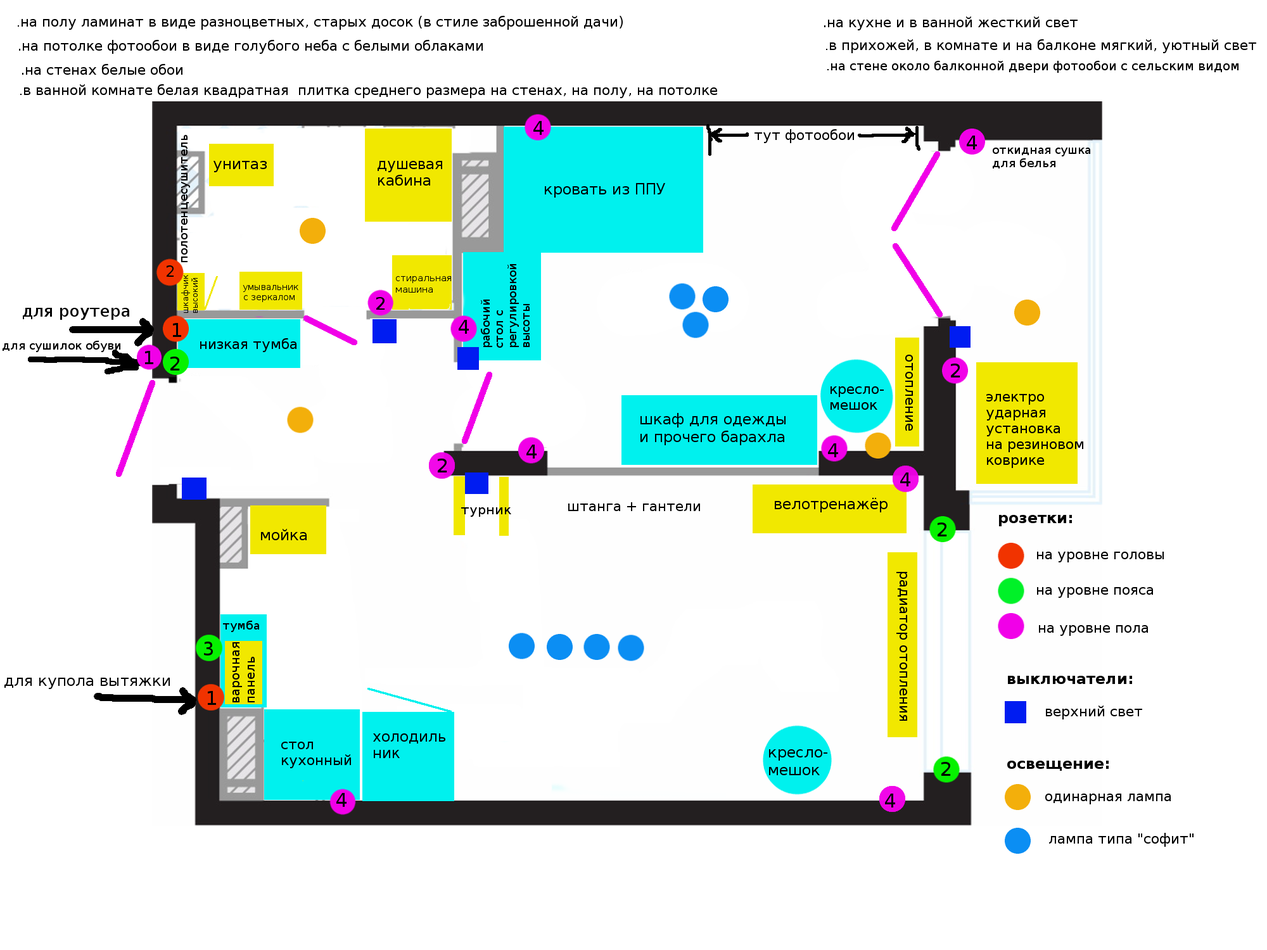
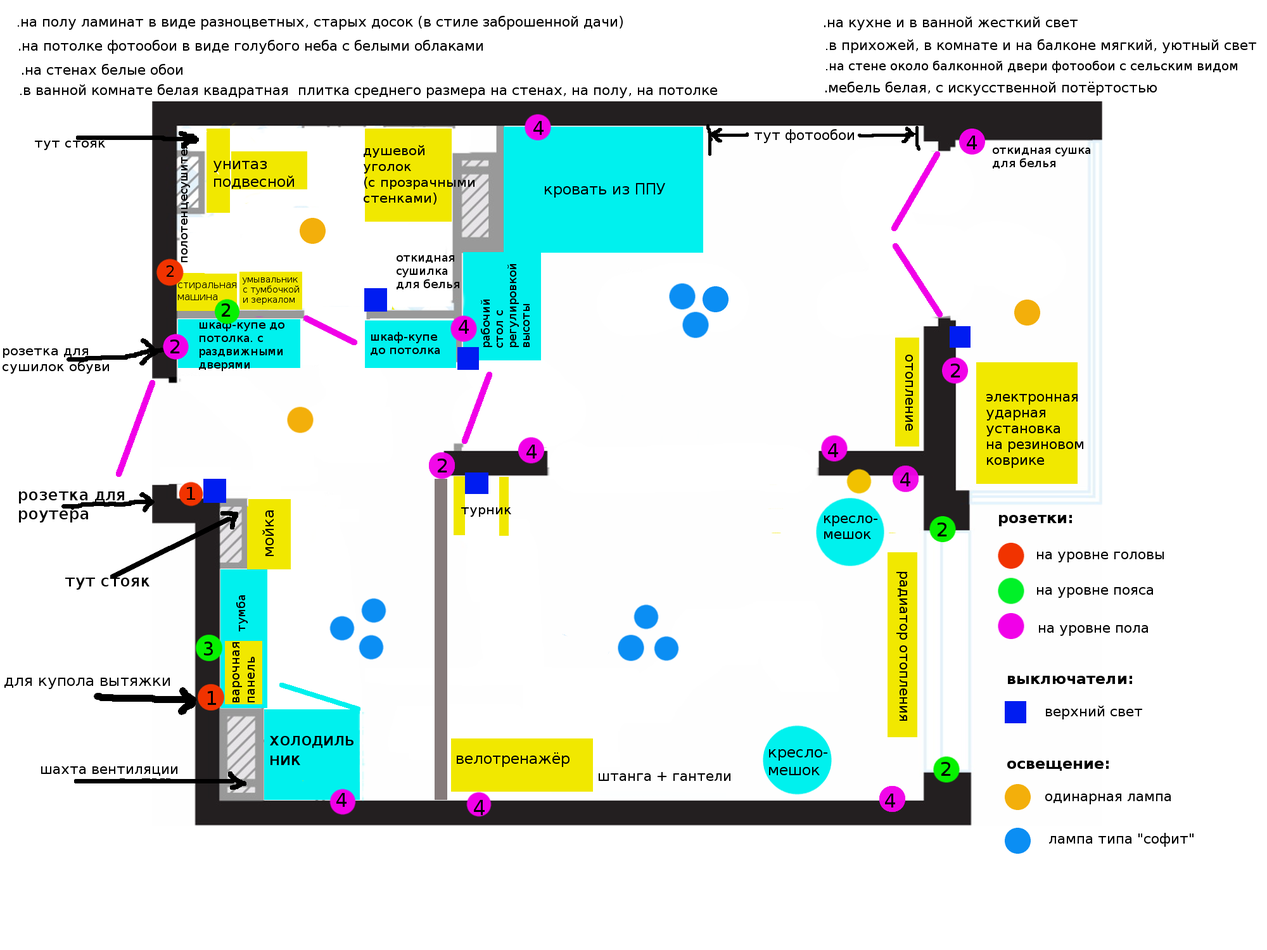
Comparing the layer stacks of the two (1267, 950) images. Changes:
painted on "sockets" over [136, 289, 394, 375]
painted on "кресло- ..." over [823, 386, 884, 539]
renamed "низкая тумба" to "шкаф-купе до потолка. с раздви...", painted on it over [198, 319, 297, 372]
painted on "switches" over [178, 288, 397, 507]
renamed "шкаф для одежды ..." to (unnamed layer), painted on it over [640, 412, 786, 446]
painted on "штанга + гантели" over [568, 502, 731, 781]
painted on "велотренажёр" over [456, 497, 888, 767]
renamed "холодильник" to "Layer #2", painted on it over [373, 733, 446, 759]
painted on "мойка" over [260, 510, 307, 557]
renamed "унитаз" to "унитаз ...", painted on it over [213, 160, 294, 189]
renamed "душевая ..." to "душевой ...", painted on it over [363, 145, 475, 205]
painted on "devices" over [176, 121, 907, 818]
renamed "стол ..." to "холодильник #1", painted on it over [269, 735, 354, 769]
added layer "шкаф-купе ..." above "furniture" over [370, 331, 440, 356]
painted on "furniture" over [220, 320, 894, 802]
added layer ".мебель белая, с искусственной..." above ".в ванной комнате белая квадра..." over [825, 81, 1157, 96]
renamed "для роутера" to "розетка для роутера", painted on it over [19, 307, 130, 523]
painted on ".на стене около балконной двер..." over [825, 60, 1239, 73]
painted on "misc" over [61, 131, 247, 790]
painted on "lights" over [329, 432, 892, 662]
added layer "откидная ..." above "45_8.jpg" over [396, 255, 460, 290]
painted on "45_8.jpg" over [220, 441, 819, 800]
renamed "для сушилок обуви" to "розетка для сушилок обуви", painted on it over [2, 340, 121, 374]
painted on "bg" over [27, 349, 144, 375]
…and 16 more changes (7 added, 9 painted, 6 renamed)
